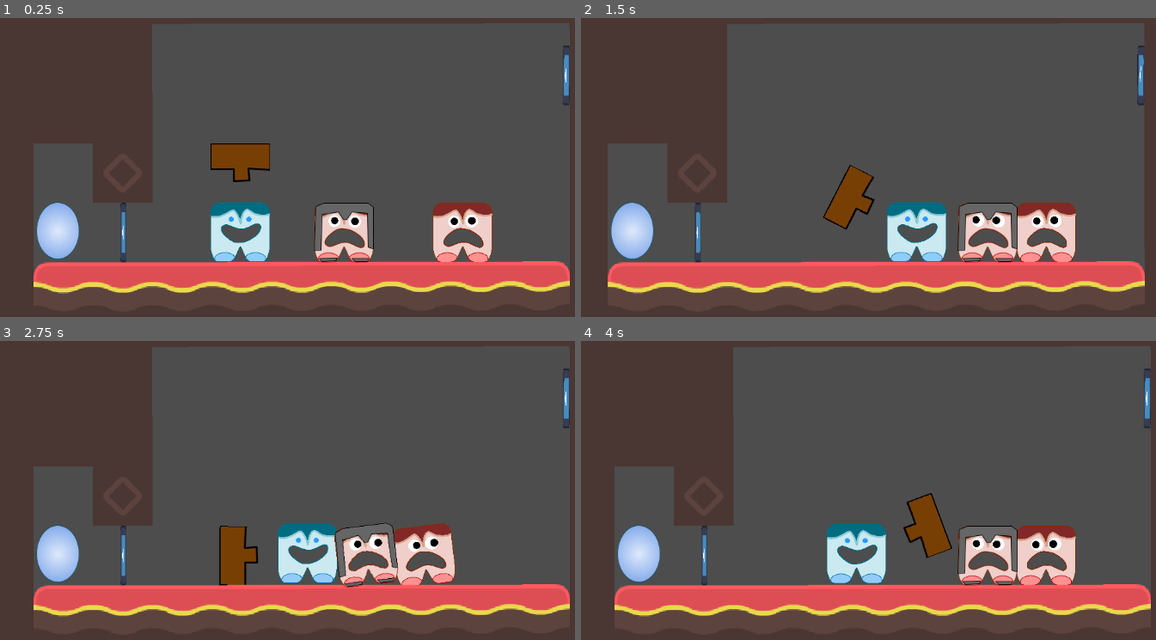
Above: before the commit, frames 1-4 (two rows, left to right).
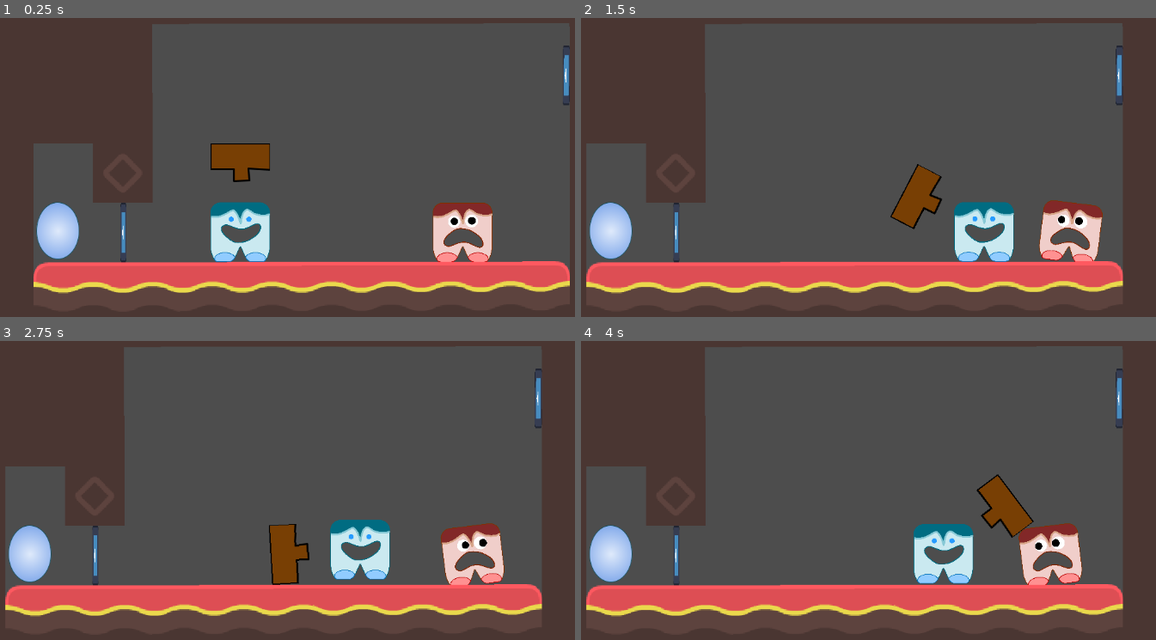
Above: after the commit, the same moments.

Repository: jkkivenko/james-gam-249
Game: Godot game, scene res://Scenes/Levels/level1.tscn
The game is run twice, just before and just after one commit, with the same random seed, the same clock (stepped at 60 frames per second) and the same inputs. This scene is started directly instead of the project's main scene. The engine's default icon, where the game draws it, is replaced by a stand-in: a white triangle on a blue panel in a dark square.
Inputs (mouse positions are in pixels of both pictures, inside the frame that each line leads up to):
- Up to frame 1 (0.25 s): no input
- Up to frame 2 (1.5 s): move the mouse to (1069, 170) at 0.52 s; hold D (Move Right) 0.53-1.28 s; right-click (1069, 170) at 0.6 s; click (1069, 170) at 0.67 s; move the mouse to (776, 206) at 1.27 s; hold A (Move Left) from 1.28 s (still down); tap Right (Swing Clockwise) at 1.35 s
- Up to frame 3 (2.75 s): move the mouse to (402, 427) at 2.02 s; release A (Move Left) at 2.03 s; hold D (Move Right) from 2.03 s (still down); hold Left (Swing Counterclockwise) from 2.03 s (still down)
- Up to frame 4 (4 s): move the mouse to (880, 589) at 2.77 s; release Left (Swing Counterclockwise) at 2.78 s; right-click (880, 589) at 2.85 s; click (880, 589) at 2.92 s; move the mouse to (1121, 568) at 3.52 s; release D (Move Right) at 3.53 s; hold A (Move Left) from 3.53 s (still down); hold Right (Swing Clockwise) from 3.53 s (still down)

The runs differ from the first frame. In frame 1, 1.6% of the frame differs, in the area x 54-85%, y 61-82%; in frame 2, 19%; in frame 3, 22%, in the area x 0-100%, y 1-93%; in frame 4, 22%.

Commit message:
Change some stuff

Diff:
--- a/Scenes/Levels/level1.tscn
+++ b/Scenes/Levels/level1.tscn
@@ -1,11 +1,10 @@
-[gd_scene load_steps=10 format=4 uid="uid://caepxlmorghrs"]
+[gd_scene load_steps=9 format=4 uid="uid://caepxlmorghrs"]
 
 [ext_resource type="PackedScene" uid="uid://nqxkygju2j46" path="res://Scenes/enemy.tscn" id="2_i36j2"]
 [ext_resource type="PackedScene" uid="uid://dl8yi5v1vwkq3" path="res://Scenes/player.tscn" id="2_u1b78"]
 [ext_resource type="PackedScene" uid="uid://buas4iqytj32k" path="res://Scenes/button.tscn" id="7_nolpu"]
 [ext_resource type="Script" uid="uid://bjbbotk4r002l" path="res://Scripts/button.gd" id="8_mcj63"]
 [ext_resource type="PackedScene" uid="uid://bdc44ouqrma4l" path="res://Scenes/sliding_door.tscn" id="9_af2a1"]
-[ext_resource type="PackedScene" uid="uid://bbwrl1iifmyqs" path="res://Scenes/enemy_with_armor.tscn" id="9_hkfpk"]
 [ext_resource type="TileSet" uid="uid://dumlhgw7hloka" path="res://Resources/grass_tile_set.tres" id="10_ocmlb"]
 [ext_resource type="PackedScene" uid="uid://1i5apjkfmswe" path="res://Scenes/camera.tscn" id="11_tlxhh"]
 [ext_resource type="PackedScene" uid="uid://cttfjhq6eot7b" path="res://Scenes/exit.tscn" id="12_rxhxl"]
@@ -17,8 +16,7 @@
 
 [node name="Enemy" parent="." instance=ExtResource("2_i36j2")]
 position = Vector2(736, 436)
-mass = 0.9
-movement_force_magnitude = 1350.0
+movement_force_magnitude = 750.0
 
 [node name="Button" parent="." node_paths=PackedStringArray("connects_to") instance=ExtResource("7_nolpu")]
 position = Vector2(895, 186)
@@ -52,7 +50,4 @@
 position = Vector2(42, 447)
 collision_mask = 2
 
-[node name="Enemy2" parent="." instance=ExtResource("9_hkfpk")]
-position = Vector2(541, 427)
-
 [editable path="Camera2D"]
--- a/Scenes/enemy.tscn
+++ b/Scenes/enemy.tscn
@@ -14,6 +14,7 @@
 [node name="Enemy" type="RigidBody2D"]
 collision_layer = 4
 collision_mask = 7
+mass = 0.5
 physics_material_override = SubResource("PhysicsMaterial_e2o6t")
 lock_rotation = true
 script = ExtResource("1_287tu")
--- a/Scenes/enemy_with_armor.tscn
+++ b/Scenes/enemy_with_armor.tscn
@@ -14,10 +14,11 @@
 [node name="Enemy" type="RigidBody2D"]
 collision_layer = 4
 collision_mask = 7
+mass = 0.5
 physics_material_override = SubResource("PhysicsMaterial_e2o6t")
 lock_rotation = true
 script = ExtResource("1_o66j5")
-movement_force_magnitude = 1500.0
+movement_force_magnitude = 750.0
 required_impulse_to_kill = 5000.0
 component_scene = ExtResource("2_wcwd7")
 
--- a/Scenes/exit.tscn
+++ b/Scenes/exit.tscn
@@ -11,6 +11,7 @@
 script = ExtResource("1_ljsmn")
 
 [node name="Dor" type="Sprite2D" parent="."]
+z_index = -5
 texture = ExtResource("1_35a55")
 
 [node name="CollisionShape2D" type="CollisionShape2D" parent="."]
--- a/Scenes/player.tscn
+++ b/Scenes/player.tscn
@@ -26,6 +26,7 @@
 [node name="FloorCast" type="RayCast2D" parent="."]
 position = Vector2(0, 45)
 target_position = Vector2(0, 9)
+collision_mask = 5
 
 [node name="Sprite2D" type="Sprite2D" parent="."]
 scale = Vector2(0.237, 0.237)
